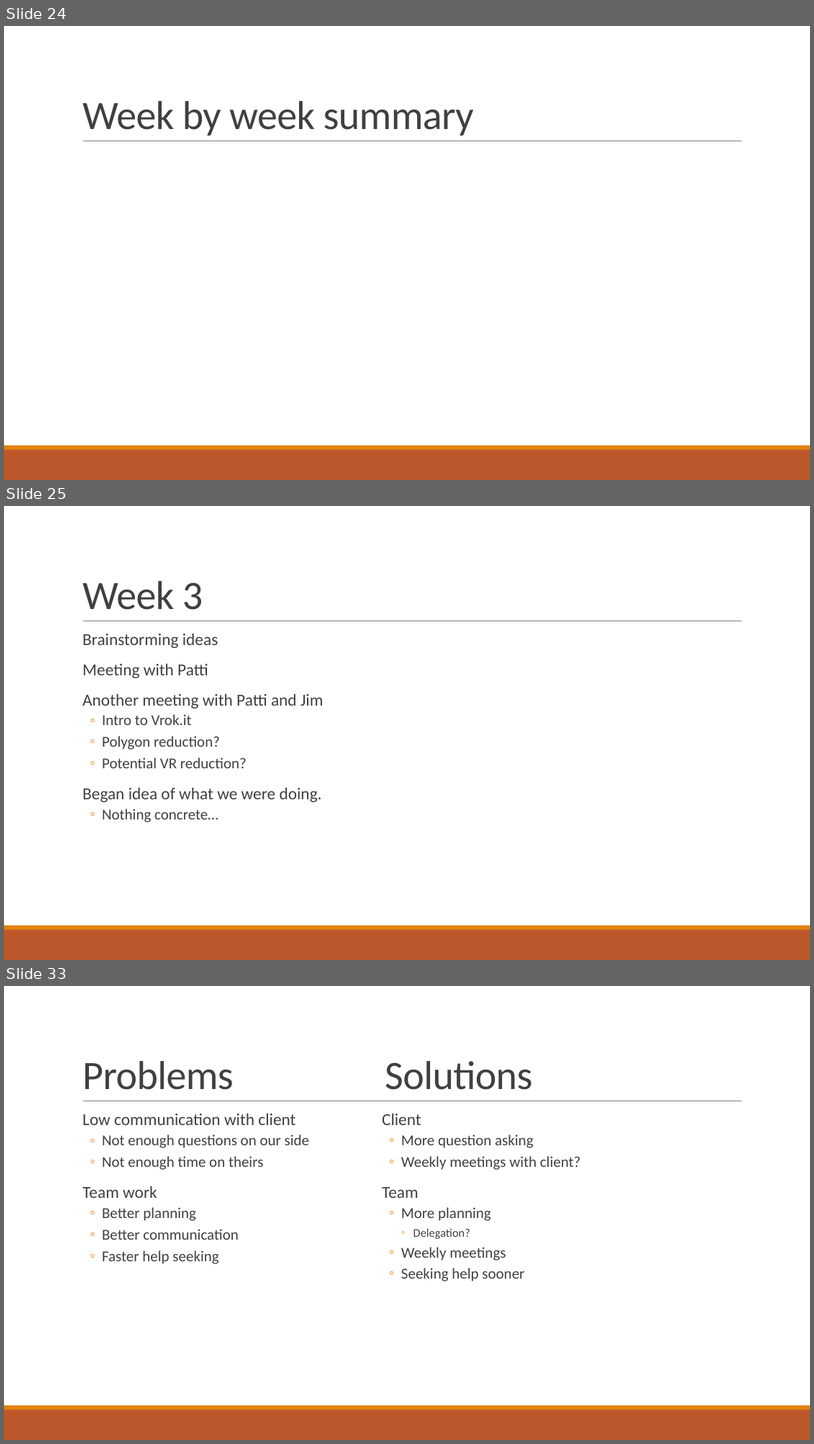
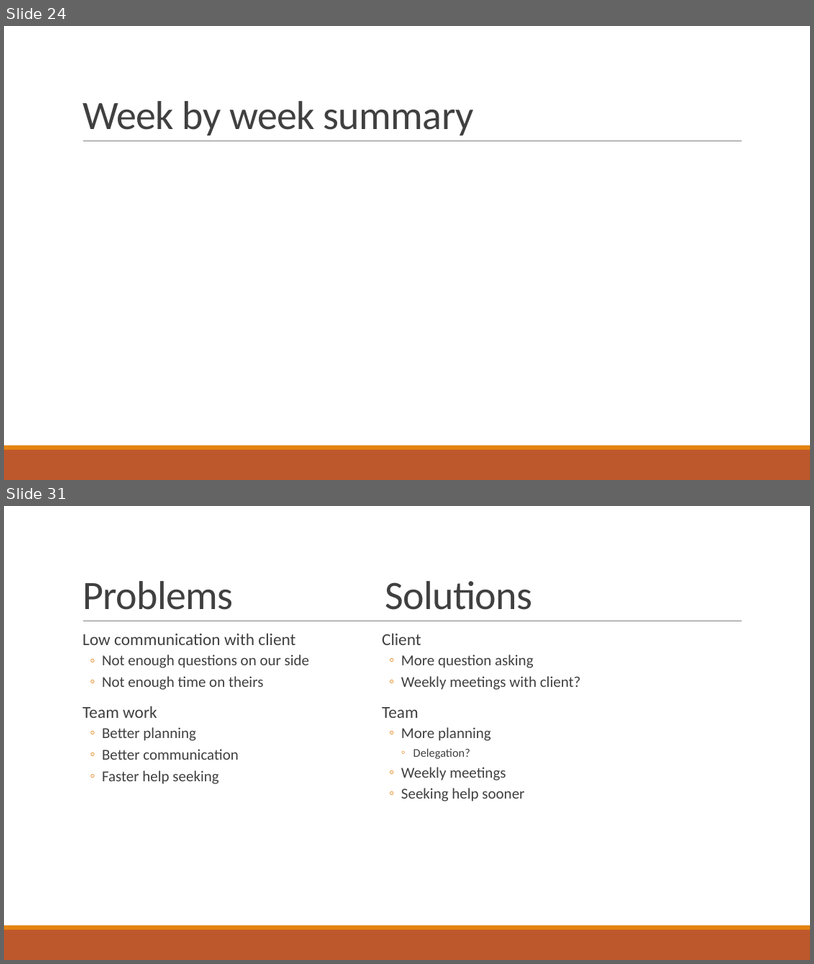
Before and after one commit to gonsalvg/Capstone-Forge-App, a slide deck: Project Documents/Progress Report 2/Progress report.pptx. Shown one above the other, each under a label of ours: slides 24, 25 and 33 before the commit, slides 24 and 31 after it; the slides between them are not shown. The pictures are 814x1444 and 814x964 pixels, drawn with LibreOffice and Linux fonts; fonts in the diff are those of the drawing. Boxes give left, top, right and bottom in pixels: in the first picture for what was removed or moved away, otherwise in the second. Text is boxed around its words. In the diff, an @@ line names an element or a change of style, - is before the commit and + after.

```diff
--- a/Project Documents/Progress Report 2/Progress report.pptx
+++ b/Project Documents/Progress Report 2/Progress report.pptx
@@ slide 25 removed at <box>4,506,810,960</box>, background #FFFFFF; not listed: 3 template elements that a slide beside it also shows @@
@@ title removed at <box>82,581,203,610</box> @@
-Week 3
@@ text removed at <box>82,633,323,822</box> @@
-  Brainstorming ideas
-  Meeting with Patti
-  Another meeting with Patti and Jim
-  ◦ Intro to Vrok.it
-  ◦ Polygon reduction?
-  ◦ Potential VR reduction?
-  Began idea of what we were doing.
-  ◦ Nothing concrete…
@@ what was slide 33 is now slide 31 @@
```
Also in this commit, not shown: 2 slides changed, 5 slides added, 6 other slides removed, 3 other files.
